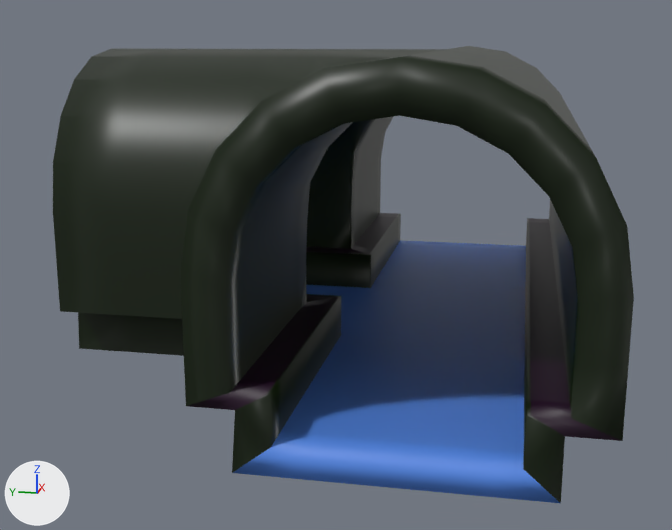
A saved change to the FBX model Assets/3D Objects/SewerModules/SewerModule_Split_1_001.fbx.
One viewpoint serves both versions: a camera (50 mm lens) standing at (687.8, 135.4, 9.7) and looking at (719.3, 141.7, 1.8). The lights are fixed; the arrows at lower left show +X, +Y and +Z. Where no turn or scale is listed for an object, it has been applied to the vertices.

Objects in the first picture: 'Module_straight.main.019'.
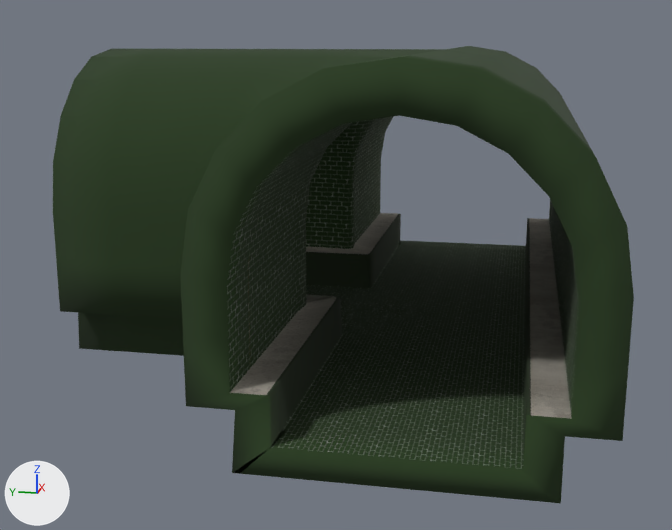
Where the newer file only moved an object's origin or applied its transform, the numbers keep the older frame.

What changed in the scene script:
```text
Add img_trimsheet_compact_defaultmaterial_albedotransparency_png:
    img_trimsheet_compact_defaultmaterial_albedotransparency_png = load_image('Trimsheet_compact_DefaultMaterial_AlbedoTransparency.png', '../../Trimsheet/Trimsheet_compact_DefaultMaterial_AlbedoTransparency.png', 2048, 2048, 'sRGB')
Add img_trimsheet_compact_defaultmaterial_metallicsmoothness_png:
    img_trimsheet_compact_defaultmaterial_metallicsmoothness_png = load_image('Trimsheet_compact_DefaultMaterial_MetallicSmoothness.png', '../../Trimsheet/Trimsheet_compact_DefaultMaterial_MetallicSmoothness.png', 2048, 2048, 'Non-Color')
Add mat_trim_sheet:
    mat_trim_sheet = bpy.data.materials.new('Trim Sheet')
    # uses the picture img_trimsheet_compact_defaultmaterial_albedotransparency_png
    # uses the picture img_trimsheet_compact_defaultmaterial_metallicsmoothness_png
Change me_circle_039:
    used by ob_module_straight_main_019; location = (720.0, 150.0, 0.0)
    remove me_circle_039.from_pydata(...)  # 1303 vertices, 1314 faces; spans x -12.0..12.0, y -17.1..0.0, z -0.8..9.2
    add me_circle_039.from_pydata(...)  # 1403 vertices, 1416 faces; spans x -12.0..12.0, y -17.1..0.0, z -0.8..9.2
    me_circle_039 part 1
    22 vertices are removed from x -4.2..4.2, y -9.0..-8.0, z -0.8..4.0
    168 faces are deleted
    30 vertices in x -4.2..4.0, y -17.1..-8.8, z -0.8..9.2 move by (0.2, 0.0, 0.0)
    30 vertices in x -4.0..4.2, y -17.1..-8.8, z -0.8..9.2 move by (-0.2, 0.0, 0.0)
    9 vertices in x -3.9..3.9, y -8.0, z 4.0..8.0 move by (0.0, 0.2, 0.0)
    8 vertices in x 2.9..3.0, y -17.1..-10.3, z 2.5..9.2 move by (-0.3, 0.0, 0.0)
    8 vertices in x -3.0..-2.9, y -17.1..-10.3, z 2.5..9.2 move by (0.3, 0.0, 0.0)
    14 vertices move from x -4.1..4.1, y -11.0..-7.9, z 1.3..7.9 to x -4.2..4.2, y -10.7..-7.8, z 1.3..7.8
    122 vertices are added at x -12.0..12.0, y -15.7..0.0, z -0.8..8.0
    270 new faces join them
    me_circle_039 part 2: 838 faces spanning x -12.0..12.0, y -17.1..0.0, z -0.8..9.2 switch from mat_sewer_walls (black #0e1d04) to mat_trim_sheet
    me_circle_039 part 3: 220 faces spanning x -12.0..12.0, y -14.6..0.0, z -0.8..0.0 switch from mat_water (blue #558ae7) to mat_trim_sheet
    me_circle_039 part 4: 88 faces spanning x -12.0..12.0, y -17.1..0.0, z 0.9..1.3 switch from mat_walkway (black #220323) to mat_trim_sheet
```

Boxes [x1, y1, x2, y2] around the edits, measured in the pictures (672 x 530 px):
part 1 of me_circle_039, built on
    both: [233, 47, 580, 503]
part 2 of me_circle_039, recoloured (black to green)
    both: [53, 46, 630, 503]
part 3 of me_circle_039, recoloured
    both: [287, 241, 505, 498]
part 4 of me_circle_039, recoloured (black to grey)
    both: [188, 213, 621, 441]
